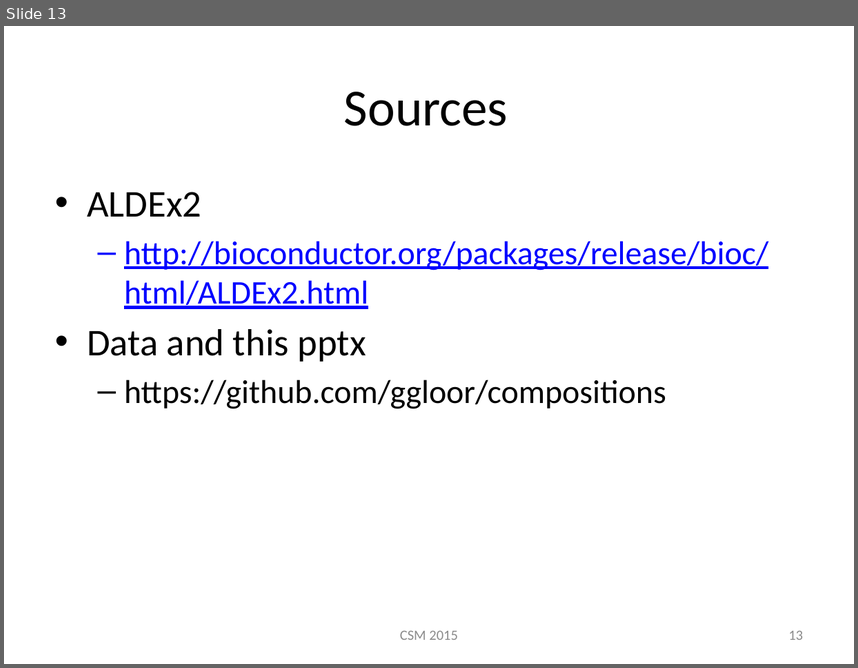
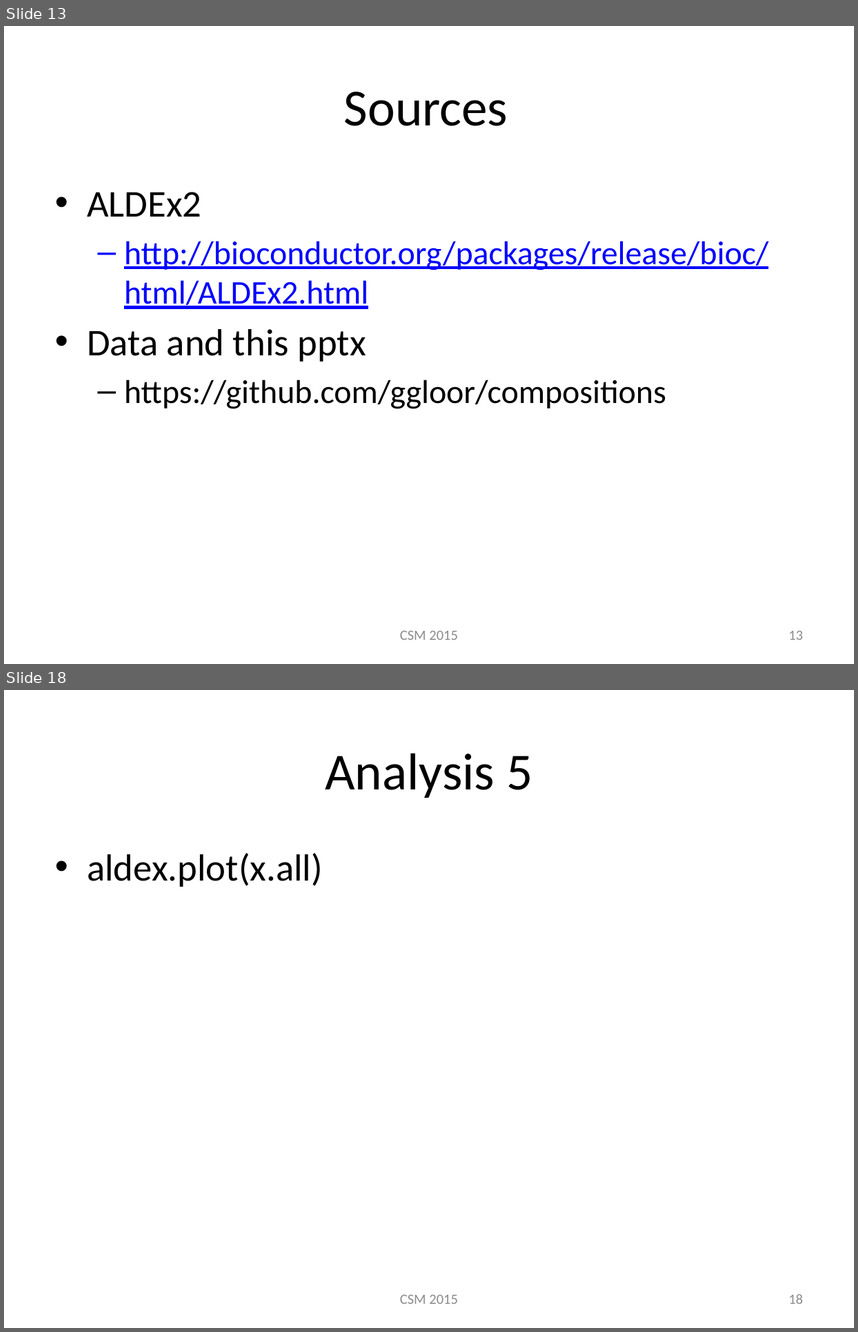
Before and after one commit to ggloor/compositions, a slide deck: CSM_2015_r.pptx. Shown one above the other, each under a label of ours: slide 13 before the commit, slides 13 and 18 after it; the slides between them are not shown. The pictures are 858x668 and 858x1332 pixels, drawn with LibreOffice and Linux fonts; fonts in the diff are those of the drawing. Boxes give left, top, right and bottom in pixels: in the first picture for what was removed or moved away, otherwise in the second. Text is boxed around its words. In the diff, an @@ line names an element or a change of style, - is before the commit and + after.

```diff
--- a/CSM_2015_r.pptx
+++ b/CSM_2015_r.pptx
@@ slide 18 added at [4, 690, 854, 1328], background #FFFFFF @@
@@ title added at [325, 753, 533, 798], 44 pt, text #000000 @@
+Analysis 5
@@ text added at [87, 853, 323, 887], 32 pt, text #000000 @@
+• aldex.plot(x.all)
@@ text added at [400, 1294, 458, 1303], 12 pt, text #8C8C8C @@
+CSM 2015
@@ page number added at [789, 1294, 803, 1303], 12 pt, text #8C8C8C @@
+18
```
Also in this commit, not shown: 1 slide changed, 5 other slides added, 1 other file.
